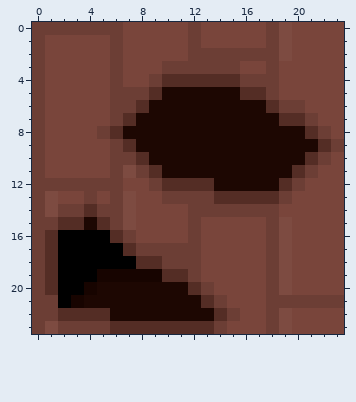
File history of a pixel-art sprite, Assets/Sprites/Game/Floors/Static Objects/StaticObject_Hole_Tile_3.png. This is how it looked before the edit.
The file is 24x24 pixels.
After:
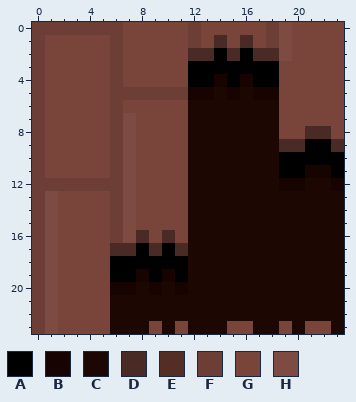
Palette (. is transparent): A #000000  B #170400  C #1d0702  D #492a24  E #542d25  F #6c3e35  G #79453b  H #7d4b41
Change:
@@ x 0..23 @@
  0 FFFFFFFGGGGGFGGGGGFHGGGG
- 1 FGGGGGFGGGGGFGGGGGFHGGGG
- 2 FGGGGGFGGGGGFFFFFFFHGGGG
- 3 FGGGGGFGGGFFFFFFGGFGGGGG
- 4 FGGGGGFGGFEEEEEEFFFGGGGG
- 5 FGGGGGFFFECCCCCCEEFGGGGG
- 6 FGGGGGFFECCCCCCCCCEFFGGG
- 7 FGGGGGFECCCCCCCCCCCEEFGG
- 8 FGGGGFECCCCCCCCCCCCCCEFG
- 9 FGGGGGFECCCCCCCCCCCCCCEF
-10 FGGGGGFFECCCCCCCCCCCCEFG
-11 FGGGGGFHFECCCCCCCCCCEFGG
-12 FFFFFFFGGFEEEECCCCCEFGGG
-13 FHGGFGFHGGFFFFEEEEEFGGGG
-14 FHFFEFFHGGGGFFFFFFFGGGGG
-15 FFEECEFHGGGGFGGGGGFHGGGG
-16 FEAAAAEFGGGGFGGGGGFHGGGG
-17 FEAAAAAEFFFFFGGGGGFHGGGG
-18 FEAAAAAAEEFFFGGGGGFHGGGG
-19 FEAAABBBBBEEFGGGGGFHGGGG
-20 FEAABCCCCCCCEFGGGGFHGGGG
-21 FFABCCCCCCCCCEFGGGFFFFFF
-22 FFEEEECCCCCCCCEFGGFHGGGG
-23 FHFFFFEEEEEEEEFGGGFHGGGG
+ 1 FGGGGGFGGGGGFGDGDGFHGGGG
+ 2 FGGGGGFGGGGGDDADADDHGGGG
+ 3 FGGGGGFGGGGGAAAAAAAGGGGG
+ 4 FGGGGGFGGGGGAABABAAGGGGG
+ 5 FGGGGGFFFFFFBBCBCBBGGGGG
+ 6 FGGGGGFGGGGGCCCCCCCGGGGG
+ 7 FGGGGGFHGGGGCCCCCCCGGGGG
+ 8 FGGGGGFHGGGGCCCCCCCGGDDG
+ 9 FGGGGGFHGGGGCCCCCCCDDAAD
+10 FGGGGGFHGGGGCCCCCCCAAAAA
+11 FGGGGGFHGGGGCCCCCCCAABBA
+12 FFFFFFFHGGGGCCCCCCCBBCCB
+13 FHGGGGFHGGGGCCCCCCCCCCCC
+14 FHGGGGFHGGGGCCCCCCCCCCCC
+15 FHGGGGFHGGGGCCCCCCCCCCCC
+16 FHGGGGFHDGDGCCCCCCCCCCCC
+17 FHGGGGDDADADCCCCCCCCCCCC
+18 FHGGGGAAAAAACCCCCCCCCCCC
+19 FHGGGGAABABACCCCCCCCCCCC
+20 FHGGGGBBCBCBCCCCCCCCCCCC
+21 FHGGGGCCCCCCCCCCCCCCCCCC
+22 FHGGGGCCCCCCCCCCCCCCCCCC
+23 FHGGGGCCCGCGCCCGGCCGCGGC
